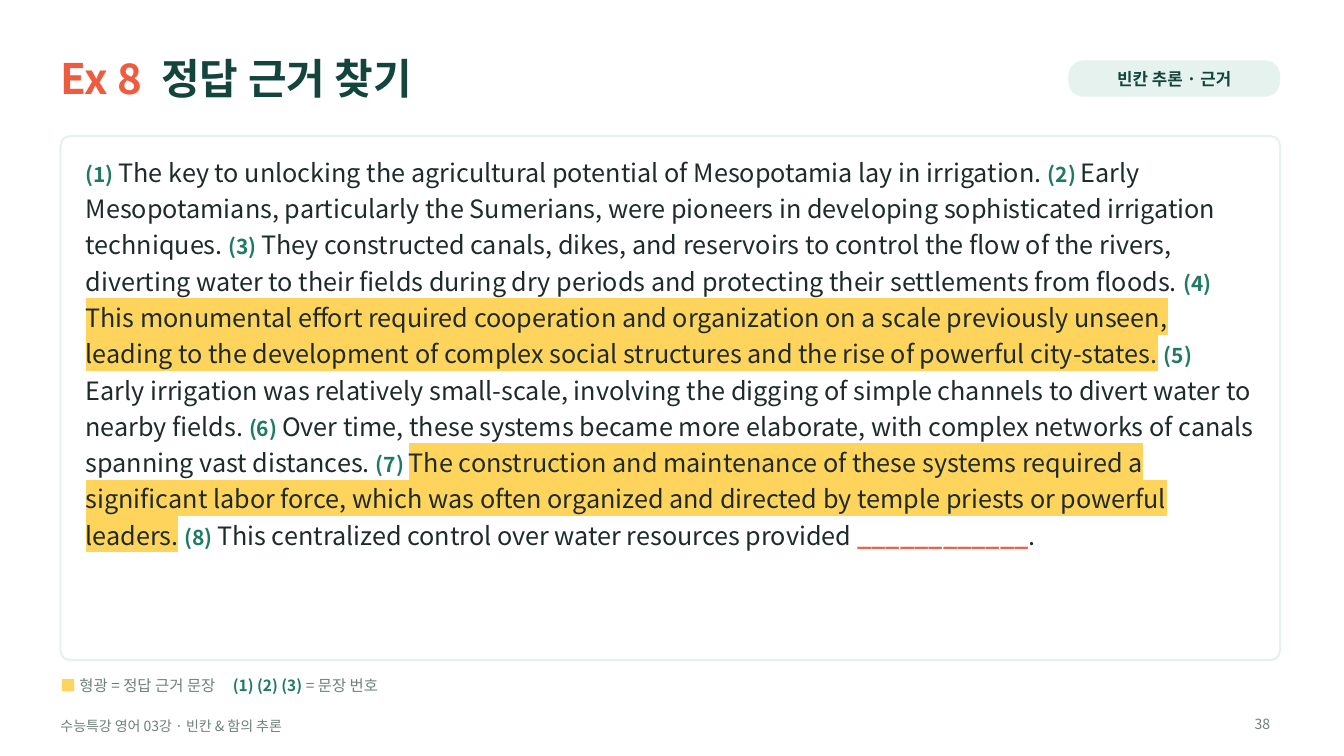
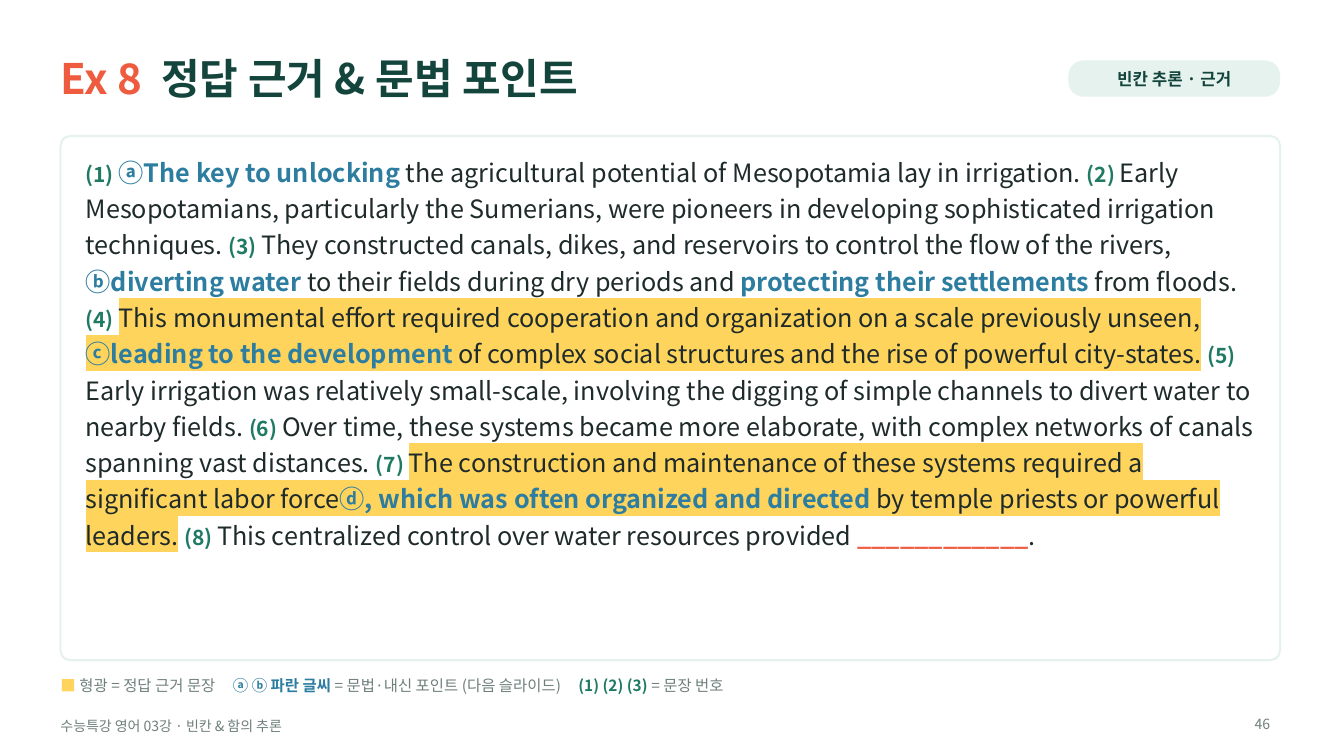
Before and after one commit to HUFSDavid/HUFSDavid, a slide deck: slide 46 of 수능특강_영어_03강_수업PPT.pptx (slide 38 before the commit). Drawn at 1344x756 pixels with LibreOffice and Linux fonts; fonts in the diff are those of the drawing. Boxes give left, top, right and bottom in pixels: in the first picture for what was removed or moved away, otherwise in the second. Text is boxed around its words. In the diff, an @@ line names an element or a change of style, - is before the commit and + after.

```diff
--- a/수능특강_영어_03강_수업PPT.pptx
+++ b/수능특강_영어_03강_수업PPT.pptx
@@ title at box(60, 58, 578, 98): text changed @@
-Ex 8 정답 근거 찾기
+Ex 8 정답 근거 & 문법 포인트
@@ text at box(86, 160, 1253, 551): text changed @@
-(1) The key to unlocking the agricultural potential of Mesopotamia lay in irrigation. (2) Early Mesopotamians, particularly the Sumerians, were pioneers in developing sophisticated irrigation techniques. (3) They constructed canals, dikes, and reservoirs to control the flow of the rivers, diverting water to their fields during dry periods and protecting their settlements from floods. (4) This monumental effort required cooperation and organization on a scale previously unseen, leading to the development of complex social structures and the rise of powerful city-states. (5) Early irrigation was relatively small-scale, involving the digging of simple channels to divert water to nearby fields. (6) Over time, these systems became more elaborate, with complex networks of canals spanning vast distances. (7) The construction and maintenance of these systems required a significant labor force, which was often organized and directed by temple priests or powerful leaders. (8) This centralized control over water resources provided ____________.
+(1) ⓐThe key to unlocking the agricultural potential of Mesopotamia lay in irrigation. (2) Early Mesopotamians, particularly the Sumerians, were pioneers in developing sophisticated irrigation techniques. (3) They constructed canals, dikes, and reservoirs to control the flow of the rivers, ⓑdiverting water to their fields during dry periods and protecting their settlements from floods. (4) This monumental effort required cooperation and organization on a scale previously unseen, ⓒleading to the development of complex social structures and the rise of powerful city-states. (5) Early irrigation was relatively small-scale, involving the digging of simple channels to divert water to nearby fields. (6) Over time, these systems became more elaborate, with complex networks of canals spanning vast distances. (7) The construction and maintenance of these systems required a significant labor forceⓓ, which was often organized and directed by temple priests or powerful leaders. (8) This centralized control over water resources provided ____________.
@@ text at box(79, 678, 723, 694): text changed @@
-■ 형광 = 정답 근거 문장 (1) (2) (3) = 문장 번호
+■ 형광 = 정답 근거 문장 ⓐ ⓑ 파란 글씨 = 문법·내신 포인트 (다음 슬라이드) (1) (2) (3) = 문장 번호
@@ page number at box(1255, 718, 1271, 729): text changed @@
-38
+46
```
Also in this commit, not shown: 12 other slides changed, 13 slides added, 1 slide removed.
